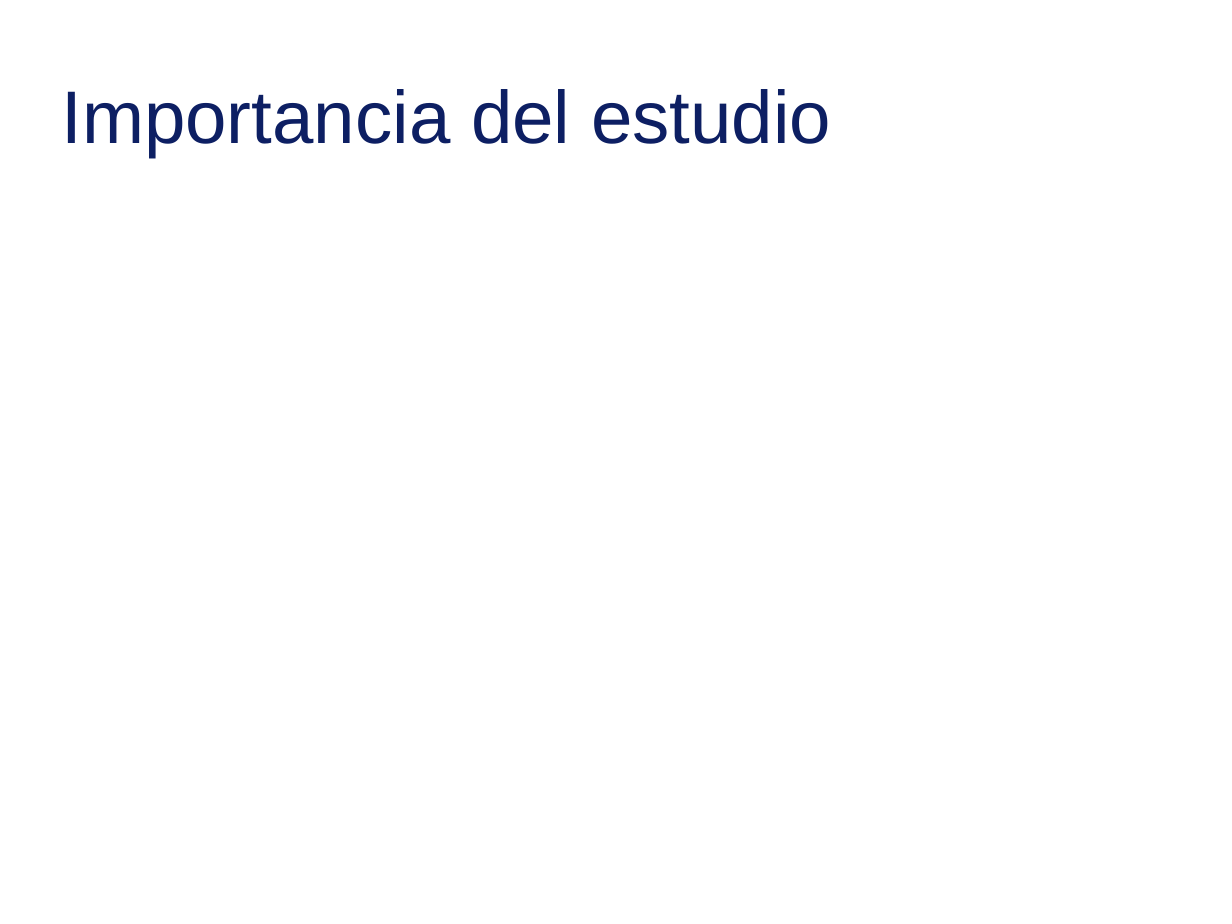
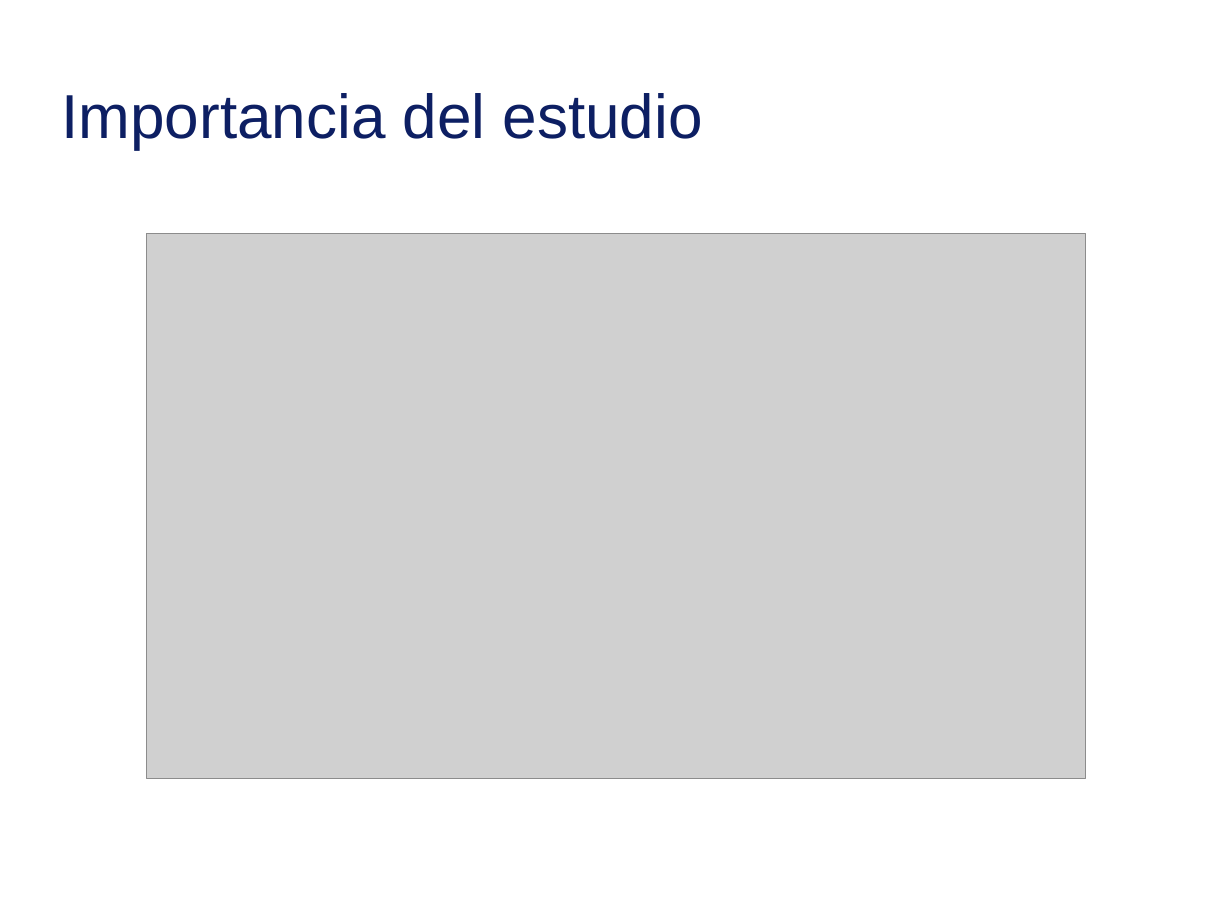
Before and after one commit to blazaid/PhD-Alberto, a slide deck: slide 14 of slides/slides.ppt (slide 18 before the commit). Drawn at 1232x924 pixels with LibreOffice and Linux fonts; fonts in the diff are those of the drawing; grey boxes stand for pictures. Boxes give left, top, right and bottom in pixels: in the first picture for what was removed or moved away, otherwise in the second. Text is boxed around its words. In the diff, an @@ line names an element or a change of style, - is before the commit and + after.

```diff
--- a/slides/slides.ppt
+++ b/slides/slides.ppt
@@ title "Importancia del estudio" at (61,93,703,149): size 48 to 40 pt @@
@@ picture added at (146,234,1087,779) @@
```
Also in this commit, not shown: 3 other slides changed, 12 slides added, 17 slides removed.
